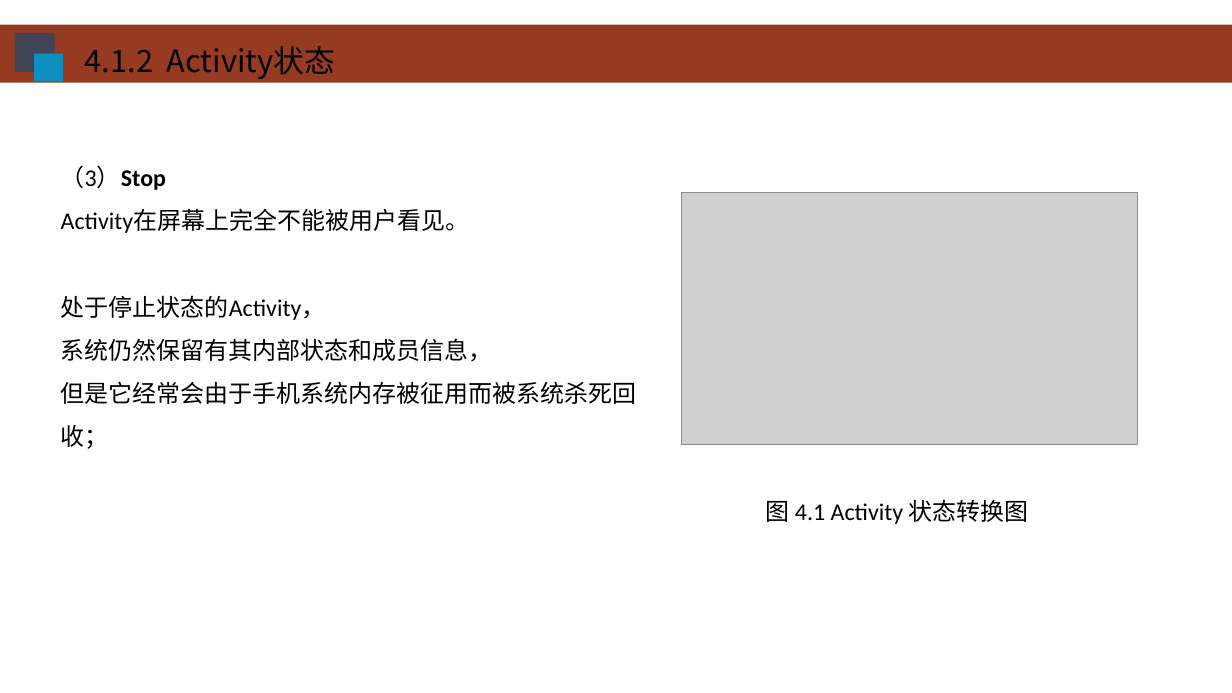
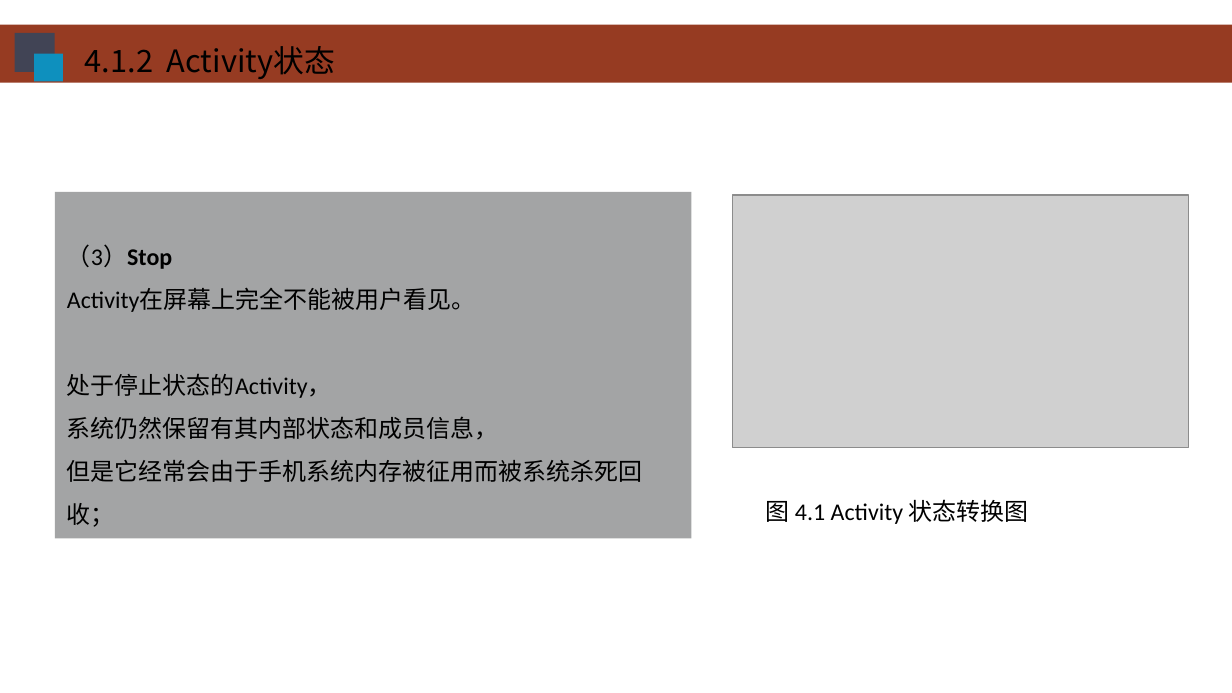
Before and after one commit to HBU/Android-PPT, a slide deck: slide 5 of 04.0 -- 活动-意图-- 第04章.pptx. Drawn at 1232x693 pixels with LibreOffice and Linux fonts; fonts in the diff are those of the drawing; grey boxes stand for pictures; background and template pictures are left out. Boxes give left, top, right and bottom in pixels: in the first picture for what was removed or moved away, otherwise in the second. Text is boxed around its words. In the diff, an @@ line names an element or a change of style, - is before the commit and + after.

```diff
--- a/04.0 -- 活动-意图-- 第04章.pptx
+++ b/04.0 -- 活动-意图-- 第04章.pptx
@@ rectangle "（3）Stop": place and size @@
-rectangle "（3）Stop" at (61, 165, 637, 449)
+rectangle "（3）Stop" at (54, 192, 691, 538)
@@ rectangle "（3）Stop" at (54, 192, 691, 538): fill none to #494B4D at 50% opacity @@
@@ picture: place and size @@
-picture at (681, 192, 1137, 445)
+picture at (732, 195, 1188, 447)
```
Also in this commit, not shown: 19 other slides changed, 4 slides added, 15 slides removed, 3 other files.
